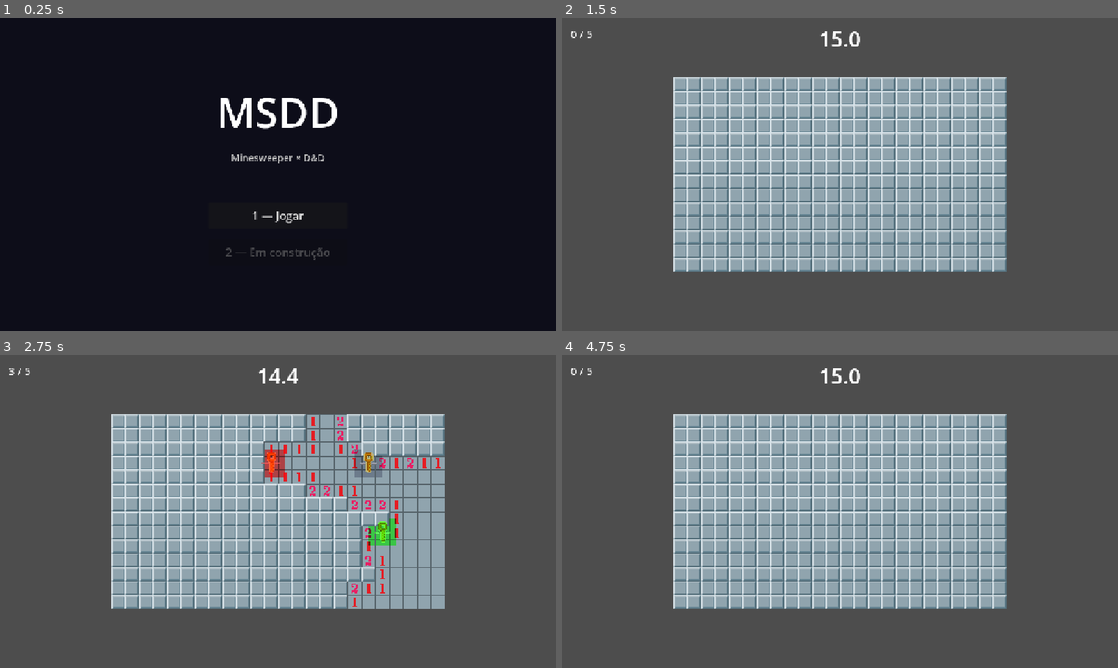
Above: before the commit, frames 1-4 (two rows, left to right).
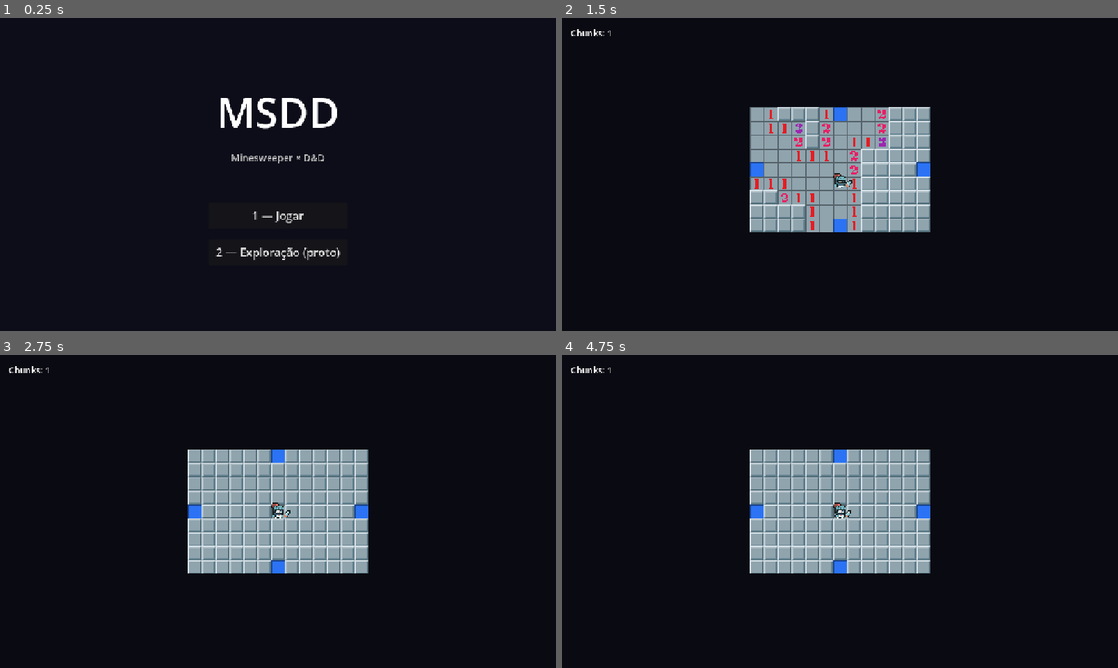
Above: after the commit, the same moments.

Repository: heliosalesjr/MSDD
Game: Godot game, scene res://menu.tscn
Same seed, same stepped clock (60 frames per second), same inputs: the game is played once before the commit and once after it.
Inputs (mouse positions are in pixels of both pictures, inside the frame that each line leads up to):
- Up to frame 1 (0.25 s): no input
- Up to frame 2 (1.5 s): click (840, 252) at 0.5 s, where only the run after the commit has a clickable "2 — Exploração (proto)"; click (840, 215) at 1.25 s, where only the run before the commit has a clickable "1 — Jogar"
- Up to frame 3 (2.75 s): tap Enter at 2 s; move the mouse to (400, 495) at 2.02 s; tap R at 2.1 s; click (400, 495) at 2.17 s; tap 2 at 2.3 s
- Up to frame 4 (4.75 s): move the mouse to (728, 527) at 2.77 s; tap 2 at 2.85, 3.8, 4.35 s; click (728, 527) at 2.92 s; tap R at 3.05, 3.6, 4.55 s; tap Space at 3.5 s; move the mouse to (895, 442) at 3.52 s; click (895, 442) at 3.67 s; tap Enter at 4.25 s; move the mouse to (812, 574) at 4.27 s; click (812, 574) at 4.42 s

The runs differ from the first frame. In frame 1, 0.4% of the frame differs, in the area x 38-62%, y 73-78%; in frame 2, 95%; in frame 3, 96%; in frame 4, 96%, in the area x 0-100%, y 0-100%.

Commit message:
prototype 2

Diff:
--- /dev/null
+++ b/msdd/explore.gd
@@ -0,0 +1,394 @@
+extends Node2D
+
+const CHUNK_W := 13
+const CHUNK_H := 9
+const TILE_SIZE := 16
+const SCALE_FACTOR := 2
+const CELL_PX := TILE_SIZE * SCALE_FACTOR
+const CHUNK_BOMBS := 12
+const KNIGHT_SCALE := 2
+
+const PORTAL_COLOR := Color(0.3, 0.7, 1.4)
+
+const KnightScene := preload("res://knight.tscn")
+
+var world_tiles: Dictionary = {}         # Vector2i (world tile) -> Tile
+var chunks_spawned: Dictionary = {}      # Vector2i (chunk coord) -> true
+var portals_by_pos: Dictionary = {}      # Vector2i (world tile) -> true
+
+var knight: CharacterBody2D
+var game_over: bool = false
+
+var world_root: Node2D
+var background: ColorRect
+
+var ui_layer: CanvasLayer
+var end_overlay: Control
+var end_message_label: Label
+var end_subtitle_label: Label
+var status_label: Label
+
+func _ready() -> void:
+	_setup_background()
+	_setup_world_root()
+	_setup_ui()
+	_spawn_chunk(Vector2i.ZERO)
+	_spawn_knight()
+
+func _setup_background() -> void:
+	var bg_layer := CanvasLayer.new()
+	bg_layer.layer = -1
+	add_child(bg_layer)
+	background = ColorRect.new()
+	background.color = Color(0.04, 0.04, 0.07)
+	background.set_anchors_preset(Control.PRESET_FULL_RECT)
+	background.mouse_filter = Control.MOUSE_FILTER_IGNORE
+	bg_layer.add_child(background)
+
+func _setup_world_root() -> void:
+	world_root = Node2D.new()
+	world_root.name = "World"
+	add_child(world_root)
+
+func _setup_ui() -> void:
+	ui_layer = CanvasLayer.new()
+	add_child(ui_layer)
+
+	status_label = Label.new()
+	status_label.position = Vector2(20, 20)
+	status_label.add_theme_font_size_override("font_size", 20)
+	status_label.mouse_filter = Control.MOUSE_FILTER_IGNORE
+	status_label.text = "Chunks: 1"
+	ui_layer.add_child(status_label)
+
+	_build_end_overlay()
+
+func _build_end_overlay() -> void:
+	end_overlay = Control.new()
+	end_overlay.set_anchors_preset(Control.PRESET_FULL_RECT)
+	end_overlay.visible = false
+
+	var backdrop := ColorRect.new()
+	backdrop.color = Color(0, 0, 0, 0.55)
+	backdrop.set_anchors_preset(Control.PRESET_FULL_RECT)
+	backdrop.mouse_filter = Control.MOUSE_FILTER_STOP
+	end_overlay.add_child(backdrop)
+
+	var center := CenterContainer.new()
+	center.set_anchors_preset(Control.PRESET_FULL_RECT)
+	end_overlay.add_child(center)
+
+	var panel := PanelContainer.new()
+	center.add_child(panel)
+
+	var margin := MarginContainer.new()
+	margin.add_theme_constant_override("margin_left", 48)
+	margin.add_theme_constant_override("margin_right", 48)
+	margin.add_theme_constant_override("margin_top", 32)
+	margin.add_theme_constant_override("margin_bottom", 32)
+	panel.add_child(margin)
+
+	var vbox := VBoxContainer.new()
+	vbox.alignment = BoxContainer.ALIGNMENT_CENTER
+	vbox.add_theme_constant_override("separation", 20)
+	margin.add_child(vbox)
+
+	end_message_label = Label.new()
+	end_message_label.text = ""
+	end_message_label.horizontal_alignment = HORIZONTAL_ALIGNMENT_CENTER
+	end_message_label.add_theme_font_size_override("font_size", 56)
+	vbox.add_child(end_message_label)
+
+	end_subtitle_label = Label.new()
+	end_subtitle_label.text = ""
+	end_subtitle_label.horizontal_alignment = HORIZONTAL_ALIGNMENT_CENTER
+	end_subtitle_label.add_theme_font_size_override("font_size", 20)
+	end_subtitle_label.modulate = Color(0.85, 0.85, 0.85)
+	vbox.add_child(end_subtitle_label)
+
+	var button_row := HBoxContainer.new()
+	button_row.alignment = BoxContainer.ALIGNMENT_CENTER
+	button_row.add_theme_constant_override("separation", 20)
+	vbox.add_child(button_row)
+
+	var menu_button := Button.new()
+	menu_button.text = "Voltar ao menu"
+	menu_button.custom_minimum_size = Vector2(180, 50)
+	menu_button.add_theme_font_size_override("font_size", 18)
+	menu_button.pressed.connect(_on_menu_pressed)
+	button_row.add_child(menu_button)
+
+	var quit_button := Button.new()
+	quit_button.text = "Quit"
+	quit_button.custom_minimum_size = Vector2(180, 50)
+	quit_button.add_theme_font_size_override("font_size", 18)
+	quit_button.pressed.connect(_on_quit_pressed)
+	button_row.add_child(quit_button)
+
+	ui_layer.add_child(end_overlay)
+
+func _spawn_knight() -> void:
+	knight = KnightScene.instantiate()
+	knight.scale = Vector2.ONE * KNIGHT_SCALE
+	world_root.add_child(knight)
+	knight.setup(CELL_PX)
+	var center := Vector2i(CHUNK_W / 2, CHUNK_H / 2)
+	knight.set_tile(center)
+	knight.reached_target.connect(_on_knight_reached)
+
+	# Reveal center tile so BFS has a starting point that's revealed
+	var t: Tile = world_tiles[center]
+	if not t.is_bomb and t.state != Tile.State.REVEALED:
+		t.reveal()
+
+	# Camera attached to knight
+	var cam := Camera2D.new()
+	cam.position_smoothing_enabled = true
+	cam.position_smoothing_speed = 5.0
+	cam.make_current()
+	knight.add_child(cam)
+
+func _spawn_chunk(chunk_coord: Vector2i) -> void:
+	if chunks_spawned.has(chunk_coord):
+		return
+	chunks_spawned[chunk_coord] = true
+
+	var origin: Vector2i = chunk_coord * Vector2i(CHUNK_W, CHUNK_H)
+
+	var portal_locals: Array[Vector2i] = [
+		Vector2i(CHUNK_W / 2, 0),
+		Vector2i(CHUNK_W / 2, CHUNK_H - 1),
+		Vector2i(0, CHUNK_H / 2),
+		Vector2i(CHUNK_W - 1, CHUNK_H / 2),
+	]
+	var portal_worlds: Array[Vector2i] = []
+	for pl in portal_locals:
+		portal_worlds.append(origin + pl)
+
+	var center_world: Vector2i = origin + Vector2i(CHUNK_W / 2, CHUNK_H / 2)
+
+	# Safe positions: portals + neighbors, and center + neighbors
+	var safe_set := {}
+	for pw in portal_worlds:
+		for dy in [-1, 0, 1]:
+			for dx in [-1, 0, 1]:
+				safe_set[pw + Vector2i(dx, dy)] = true
+	for dy in [-1, 0, 1]:
+		for dx in [-1, 0, 1]:
+			safe_set[center_world + Vector2i(dx, dy)] = true
+
+	# Create tiles for this chunk
+	for local_y in CHUNK_H:
+		for local_x in CHUNK_W:
+			var wp: Vector2i = origin + Vector2i(local_x, local_y)
+			var t := Tile.new()
+			t.grid_pos = wp
+			t.position = Vector2(wp) * CELL_PX
+			t.scale = Vector2.ONE * SCALE_FACTOR
+			world_root.add_child(t)
+			world_tiles[wp] = t
+
+	# Place bombs on non-safe cells
+	var candidates: Array[Vector2i] = []
+	for local_y in CHUNK_H:
+		for local_x in CHUNK_W:
+			var wp: Vector2i = origin + Vector2i(local_x, local_y)
+			if not safe_set.has(wp):
+				candidates.append(wp)
+	candidates.shuffle()
+	var count: int = mini(CHUNK_BOMBS, candidates.size())
+	for i in count:
+		world_tiles[candidates[i]].is_bomb = true
+
+	# Mark portals + pre-reveal + tint blue
+	for pw in portal_worlds:
+		portals_by_pos[pw] = true
+		var t: Tile = world_tiles[pw]
+		t.is_bomb = false
+		t.hint_rect = Rect2(0.0, 0.0, 1.0, 1.0)
+		t.hint_color = PORTAL_COLOR
+		t.reveal()
+
+	# Recompute adjacencies in 3x3 chunks around this one (bombs might cross boundaries)
+	_recompute_adjacencies_around(chunk_coord)
+
+	if status_label:
+		status_label.text = "Chunks: %d" % chunks_spawned.size()
+
+func _recompute_adjacencies_around(chunk_coord: Vector2i) -> void:
+	for cx in [-1, 0, 1]:
+		for cy in [-1, 0, 1]:
+			var cc: Vector2i = chunk_coord + Vector2i(cx, cy)
+			if not chunks_spawned.has(cc):
+				continue
+			var origin: Vector2i = cc * Vector2i(CHUNK_W, CHUNK_H)
+			for local_y in CHUNK_H:
+				for local_x in CHUNK_W:
+					var wp: Vector2i = origin + Vector2i(local_x, local_y)
+					if not world_tiles.has(wp):
+						continue
+					var t: Tile = world_tiles[wp]
+					if t.is_bomb:
+						continue
+					var new_count: int = _count_bombs_around(wp)
+					if new_count != t.adjacent_bombs:
+						t.adjacent_bombs = new_count
+						if t.state == Tile.State.REVEALED:
+							t._update_visual()
+
+func _count_bombs_around(wp: Vector2i) -> int:
+	var n := 0
+	for dy in [-1, 0, 1]:
+		for dx in [-1, 0, 1]:
+			if dx == 0 and dy == 0:
+				continue
+			var np: Vector2i = wp + Vector2i(dx, dy)
+			if world_tiles.has(np) and world_tiles[np].is_bomb:
+				n += 1
+	return n
+
+func _unhandled_input(event: InputEvent) -> void:
+	if event is InputEventKey and event.pressed and event.keycode == KEY_R:
+		get_tree().reload_current_scene()
+		return
+
+	if game_over:
+		return
+	if knight and knight.walking:
+		return
+	if not (event is InputEventMouseButton) or not event.pressed:
+		return
+
+	var world_pos: Vector2 = get_global_mouse_position()
+	var tp := Vector2i(floori(world_pos.x / CELL_PX), floori(world_pos.y / CELL_PX))
+	if not world_tiles.has(tp):
+		return
+
+	match event.button_index:
+		MOUSE_BUTTON_LEFT:
+			_handle_left(tp)
+		MOUSE_BUTTON_RIGHT:
+			world_tiles[tp].cycle_mark()
+
+func _handle_left(tp: Vector2i) -> void:
+	var t: Tile = world_tiles[tp]
+	if t.state == Tile.State.FLAGGED or t.state == Tile.State.REVEALED:
+		return
+	if t.is_bomb:
+		_lose(t)
+		return
+	_flood_reveal(tp)
+	_check_and_walk()
+
+func _flood_reveal(start: Vector2i) -> void:
+	var queue: Array[Vector2i] = [start]
+	while not queue.is_empty():
+		var p: Vector2i = queue.pop_front()
+		if not world_tiles.has(p):
+			continue
+		var t: Tile = world_tiles[p]
+		if t.state == Tile.State.REVEALED or t.state == Tile.State.FLAGGED:
+			continue
+		if t.is_bomb:
+			continue
+		t.reveal()
+		if t.adjacent_bombs == 0:
+			for dy in [-1, 0, 1]:
+				for dx in [-1, 0, 1]:
+					if dx == 0 and dy == 0:
+						continue
+					queue.push_back(p + Vector2i(dx, dy))
+
+func _check_and_walk() -> void:
+	if knight == null or knight.walking:
+		return
+	var path: Array[Vector2i] = _find_path_to_portal(knight.tile_pos)
+	if path.is_empty():
+		return
+	knight.walk_along_path(path)
+
+func _find_path_to_portal(start: Vector2i) -> Array[Vector2i]:
+	var visited := {start: null}
+	var queue: Array[Vector2i] = [start]
+	var found: Variant = null
+	while not queue.is_empty():
+		var p: Vector2i = queue.pop_front()
+		if p != start and portals_by_pos.has(p):
+			found = p
+			break
+		for dir in [Vector2i(1, 0), Vector2i(-1, 0), Vector2i(0, 1), Vector2i(0, -1)]:
+			var np: Vector2i = p + dir
+			if visited.has(np):
+				continue
+			if not world_tiles.has(np):
+				continue
+			var t: Tile = world_tiles[np]
+			if t.state != Tile.State.REVEALED:
+				continue
+			if t.is_bomb:
+				continue
+			visited[np] = p
+			queue.append(np)
+	if found == null:
+		return []
+	var path: Array[Vector2i] = []
+	var cur: Variant = found
+	while cur != null:
+		path.push_front(cur)
+		cur = visited[cur]
+	return path
+
+func _on_knight_reached(tile_pos: Vector2i) -> void:
+	if game_over:
+		return
+	if not portals_by_pos.has(tile_pos):
+		return
+	_try_spawn_adjacent_chunk(tile_pos)
+
+func _try_spawn_adjacent_chunk(portal_world_pos: Vector2i) -> void:
+	var chunk_coord: Vector2i = _world_to_chunk(portal_world_pos)
+	var origin: Vector2i = chunk_coord * Vector2i(CHUNK_W, CHUNK_H)
+	var local: Vector2i = portal_world_pos - origin
+	var adjacent: Vector2i
+	if local.y == 0:
+		adjacent = chunk_coord + Vector2i(0, -1)
+	elif local.y == CHUNK_H - 1:
+		adjacent = chunk_coord + Vector2i(0, 1)
+	elif local.x == 0:
+		adjacent = chunk_coord + Vector2i(-1, 0)
+	elif local.x == CHUNK_W - 1:
+		adjacent = chunk_coord + Vector2i(1, 0)
+	else:
+		return
+	if chunks_spawned.has(adjacent):
+		return
+	_spawn_chunk(adjacent)
+
+func _world_to_chunk(wp: Vector2i) -> Vector2i:
+	return Vector2i(floori(float(wp.x) / CHUNK_W), floori(float(wp.y) / CHUNK_H))
+
+func _lose(exploded_tile: Tile) -> void:
+	game_over = true
+	exploded_tile.show_as_exploded()
+	# Reveal all bombs across all spawned chunks
+	for wp in world_tiles.keys():
+		var t: Tile = world_tiles[wp]
+		if t == exploded_tile:
+			continue
+		if t.is_bomb and t.state != Tile.State.FLAGGED:
+			t.show_as_bomb()
+		elif not t.is_bomb and t.state == Tile.State.FLAGGED:
+			t.show_as_wrong_flag()
+	_show_end("GAME OVER", "Boom! Chunks explorados: %d" % chunks_spawned.size())
+	print("Boom! Chunks: %d" % chunks_spawned.size())
+
+func _show_end(main_text: String, subtitle_text: String) -> void:
+	end_message_label.text = main_text
+	end_subtitle_label.text = subtitle_text
+	end_overlay.visible = true
+
+func _on_menu_pressed() -> void:
+	get_tree().change_scene_to_file("res://menu.tscn")
+
+func _on_quit_pressed() -> void:
+	get_tree().quit()
--- /dev/null
+++ b/msdd/explore.tscn
@@ -0,0 +1,6 @@
+[gd_scene load_steps=2 format=3]
+
+[ext_resource type="Script" path="res://explore.gd" id="1_explore"]
+
+[node name="Explore" type="Node2D"]
+script = ExtResource("1_explore")
--- /dev/null
+++ b/msdd/knight.gd
@@ -0,0 +1,62 @@
+extends CharacterBody2D
+
+signal reached_target(tile_pos: Vector2i)
+
+const WALK_SPEED := 120.0
+
+var tile_pos: Vector2i = Vector2i.ZERO
+var walking: bool = false
+var _path: Array[Vector2i] = []
+var _current_target: Vector2 = Vector2.ZERO
+var _cell_px: int = 32
+
+@onready var _sprite: AnimatedSprite2D = $AnimatedSprite2D
+
+func setup(cell_px: int) -> void:
+	_cell_px = cell_px
+	_sprite.play("idle")
+
+func set_tile(pos: Vector2i) -> void:
+	tile_pos = pos
+	position = _tile_to_world(pos)
+
+func walk_along_path(path: Array[Vector2i]) -> void:
+	if path.is_empty():
+		return
+	_path = path.duplicate()
+	if not _path.is_empty() and _path[0] == tile_pos:
+		_path.pop_front()
+	if _path.is_empty():
+		return
+	walking = true
+	_sprite.play("walk")
+	_pick_next()
+
+func _pick_next() -> void:
+	if _path.is_empty():
+		walking = false
+		_sprite.play("idle")
+		reached_target.emit(tile_pos)
+		return
+	var next: Vector2i = _path.pop_front()
+	var dx := next.x - tile_pos.x
+	if dx > 0:
+		_sprite.flip_h = false
+	elif dx < 0:
+		_sprite.flip_h = true
+	tile_pos = next
+	_current_target = _tile_to_world(next)
+
+func _tile_to_world(pos: Vector2i) -> Vector2:
+	return Vector2(pos) * _cell_px + Vector2.ONE * _cell_px * 0.5
+
+func _physics_process(delta: float) -> void:
+	if not walking:
+		return
+	var to_target := _current_target - position
+	var step := WALK_SPEED * delta
+	if to_target.length() <= step:
+		position = _current_target
+		_pick_next()
+	else:
+		position += to_target.normalized() * step
--- a/msdd/knight.tscn
+++ b/msdd/knight.tscn
@@ -1,10 +1,67 @@
 [gd_scene format=3 uid="uid://d2atusxbb4jq"]
 
 [ext_resource type="Texture2D" uid="uid://de7822mvqa73r" path="res://assets/Little RPG Characters - Free Pack/Characters/Human Knight/Human_Knight.png" id="1_owtlo"]
+[ext_resource type="Script" path="res://knight.gd" id="2_knight"]
 
 [sub_resource type="RectangleShape2D" id="RectangleShape2D_64oui"]
 size = Vector2(16, 17)
 
+[sub_resource type="AtlasTexture" id="AtlasTexture_owtlo"]
+atlas = ExtResource("1_owtlo")
+region = Rect2(0, 240, 80, 80)
+
+[sub_resource type="AtlasTexture" id="AtlasTexture_hnm0a"]
+atlas = ExtResource("1_owtlo")
+region = Rect2(80, 240, 80, 80)
+
+[sub_resource type="AtlasTexture" id="AtlasTexture_k3kcr"]
+atlas = ExtResource("1_owtlo")
+region = Rect2(160, 240, 80, 80)
+
+[sub_resource type="AtlasTexture" id="AtlasTexture_1o34j"]
+atlas = ExtResource("1_owtlo")
+region = Rect2(240, 240, 80, 80)
+
+[sub_resource type="AtlasTexture" id="AtlasTexture_7woc6"]
+atlas = ExtResource("1_owtlo")
+region = Rect2(320, 240, 80, 80)
+
+[sub_resource type="AtlasTexture" id="AtlasTexture_nabqu"]
+atlas = ExtResource("1_owtlo")
+region = Rect2(400, 240, 80, 80)
+
+[sub_resource type="AtlasTexture" id="AtlasTexture_ttilu"]
+atlas = ExtResource("1_owtlo")
+region = Rect2(0, 160, 80, 80)
+
+[sub_resource type="AtlasTexture" id="AtlasTexture_ir7sf"]
+atlas = ExtResource("1_owtlo")
+region = Rect2(80, 160, 80, 80)
+
+[sub_resource type="AtlasTexture" id="AtlasTexture_2yhar"]
+atlas = ExtResource("1_owtlo")
+region = Rect2(160, 160, 80, 80)
+
+[sub_resource type="AtlasTexture" id="AtlasTexture_6j7tr"]
+atlas = ExtResource("1_owtlo")
+region = Rect2(240, 160, 80, 80)
+
+[sub_resource type="AtlasTexture" id="AtlasTexture_1hfkx"]
+atlas = ExtResource("1_owtlo")
+region = Rect2(320, 160, 80, 80)
+
+[sub_resource type="AtlasTexture" id="AtlasTexture_dbld7"]
+atlas = ExtResource("1_owtlo")
+region = Rect2(400, 160, 80, 80)
+
+[sub_resource type="AtlasTexture" id="AtlasTexture_y3qlt"]
+atlas = ExtResource("1_owtlo")
+region = Rect2(480, 160, 80, 80)
+
+[sub_resource type="AtlasTexture" id="AtlasTexture_mqylv"]
+atlas = ExtResource("1_owtlo")
+region = Rect2(560, 160, 80, 80)
+
 [sub_resource type="AtlasTexture" id="AtlasTexture_nsuie"]
 atlas = ExtResource("1_owtlo")
 region = Rect2(0, 0, 80, 80)
@@ -28,11 +85,107 @@
 [sub_resource type="AtlasTexture" id="AtlasTexture_o118k"]
 atlas = ExtResource("1_owtlo")
 region = Rect2(400, 0, 80, 80)
+
+[sub_resource type="AtlasTexture" id="AtlasTexture_ei71d"]
+atlas = ExtResource("1_owtlo")
+region = Rect2(0, 320, 80, 80)
+
+[sub_resource type="AtlasTexture" id="AtlasTexture_0k4cw"]
+atlas = ExtResource("1_owtlo")
+region = Rect2(80, 320, 80, 80)
+
+[sub_resource type="AtlasTexture" id="AtlasTexture_abgp4"]
+atlas = ExtResource("1_owtlo")
+region = Rect2(160, 320, 80, 80)
+
+[sub_resource type="AtlasTexture" id="AtlasTexture_dv8gv"]
+atlas = ExtResource("1_owtlo")
+region = Rect2(240, 320, 80, 80)
+
+[sub_resource type="AtlasTexture" id="AtlasTexture_2enxl"]
+atlas = ExtResource("1_owtlo")
+region = Rect2(320, 320, 80, 80)
+
+[sub_resource type="AtlasTexture" id="AtlasTexture_jb4xp"]
+atlas = ExtResource("1_owtlo")
+region = Rect2(400, 320, 80, 80)
+
+[sub_resource type="AtlasTexture" id="AtlasTexture_s17li"]
+atlas = ExtResource("1_owtlo")
+region = Rect2(480, 320, 80, 80)
+
+[sub_resource type="AtlasTexture" id="AtlasTexture_ljqhf"]
+atlas = ExtResource("1_owtlo")
+region = Rect2(0, 80, 80, 80)
+
+[sub_resource type="AtlasTexture" id="AtlasTexture_0pwgo"]
+atlas = ExtResource("1_owtlo")
+region = Rect2(80, 80, 80, 80)
+
+[sub_resource type="AtlasTexture" id="AtlasTexture_6c7gf"]
+atlas = ExtResource("1_owtlo")
+region = Rect2(160, 80, 80, 80)
+
+[sub_resource type="AtlasTexture" id="AtlasTexture_ap8i5"]
+atlas = ExtResource("1_owtlo")
+region = Rect2(240, 80, 80, 80)
 
 [sub_resource type="SpriteFrames" id="SpriteFrames_f0pyo"]
 animations = [{
 "frames": [{
 "duration": 1.0,
+"texture": SubResource("AtlasTexture_owtlo")
+}, {
+"duration": 1.0,
+"texture": SubResource("AtlasTexture_hnm0a")
+}, {
+"duration": 1.0,
+"texture": SubResource("AtlasTexture_k3kcr")
+}, {
+"duration": 1.0,
+"texture": SubResource("AtlasTexture_1o34j")
+}, {
+"duration": 1.0,
+"texture": SubResource("AtlasTexture_7woc6")
+}, {
+"duration": 1.0,
+"texture": SubResource("AtlasTexture_nabqu")
+}],
+"loop": 1,
+"name": &"attack",
+"speed": 5.0
+}, {
+"frames": [{
+"duration": 1.0,
+"texture": SubResource("AtlasTexture_ttilu")
+}, {
+"duration": 1.0,
+"texture": SubResource("AtlasTexture_ir7sf")
+}, {
+"duration": 1.0,
+"texture": SubResource("AtlasTexture_2yhar")
+}, {
+"duration": 1.0,
+"texture": SubResource("AtlasTexture_6j7tr")
+}, {
+"duration": 1.0,
+"texture": SubResource("AtlasTexture_1hfkx")
+}, {
+"duration": 1.0,
+"texture": SubResource("AtlasTexture_dbld7")
+}, {
+"duration": 1.0,
+"texture": SubResource("AtlasTexture_y3qlt")
+}, {
+"duration": 1.0,
+"texture": SubResource("AtlasTexture_mqylv")
+}],
+"loop": 0,
+"name": &"death",
+"speed": 5.0
+}, {
+"frames": [{
+"duration": 1.0,
 "texture": SubResource("AtlasTexture_nsuie")
 }, {
 "duration": 1.0,
@@ -51,16 +204,61 @@
 "texture": SubResource("AtlasTexture_o118k")
 }],
 "loop": 1,
-"name": &"default",
+"name": &"idle",
+"speed": 5.0
+}, {
+"frames": [{
+"duration": 1.0,
+"texture": SubResource("AtlasTexture_ei71d")
+}, {
+"duration": 1.0,
+"texture": SubResource("AtlasTexture_0k4cw")
+}, {
+"duration": 1.0,
+"texture": SubResource("AtlasTexture_abgp4")
+}, {
+"duration": 1.0,
+"texture": SubResource("AtlasTexture_dv8gv")
+}, {
+"duration": 1.0,
+"texture": SubResource("AtlasTexture_2enxl")
+}, {
+"duration": 1.0,
+"texture": SubResource("AtlasTexture_jb4xp")
+}, {
+"duration": 1.0,
+"texture": SubResource("AtlasTexture_s17li")
+}],
+"loop": 1,
+"name": &"powerUp",
+"speed": 5.0
+}, {
+"frames": [{
+"duration": 1.0,
+"texture": SubResource("AtlasTexture_ljqhf")
+}, {
+"duration": 1.0,
+"texture": SubResource("AtlasTexture_0pwgo")
+}, {
+"duration": 1.0,
+"texture": SubResource("AtlasTexture_6c7gf")
+}, {
+"duration": 1.0,
+"texture": SubResource("AtlasTexture_ap8i5")
+}],
+"loop": 1,
+"name": &"walk",
 "speed": 5.0
 }]
 
 [node name="Knight" type="CharacterBody2D" unique_id=1771544738]
+script = ExtResource("2_knight")
 
 [node name="CollisionShape2D" type="CollisionShape2D" parent="." unique_id=85269901]
 shape = SubResource("RectangleShape2D_64oui")
 
 [node name="AnimatedSprite2D" type="AnimatedSprite2D" parent="." unique_id=908144552]
 sprite_frames = SubResource("SpriteFrames_f0pyo")
-autoplay = "default"
-frame_progress = 0.012875585
+animation = &"powerUp"
+autoplay = "idle"
+frame_progress = 0.37493476
--- a/msdd/menu.gd
+++ b/msdd/menu.gd
@@ -45,17 +45,21 @@
 	vbox.add_child(btn1)
 
 	var btn2 := Button.new()
-	btn2.text = "2 — Em construção"
+	btn2.text = "2 — Exploração (proto)"
 	btn2.custom_minimum_size = Vector2(320, 60)
 	btn2.add_theme_font_size_override("font_size", 26)
-	btn2.disabled = true
-	btn2.modulate = Color(0.6, 0.6, 0.6)
+	btn2.pressed.connect(_on_explore_pressed)
 	vbox.add_child(btn2)
 
 func _on_play_pressed() -> void:
 	get_tree().change_scene_to_file("res://main.tscn")
 
+func _on_explore_pressed() -> void:
+	get_tree().change_scene_to_file("res://explore.tscn")
+
 func _unhandled_input(event: InputEvent) -> void:
 	if event is InputEventKey and event.pressed:
 		if event.keycode == KEY_1 or event.keycode == KEY_ENTER or event.keycode == KEY_KP_ENTER:
 			_on_play_pressed()
+		elif event.keycode == KEY_2:
+			_on_explore_pressed()
Not shown, added: msdd/explore.gd.uid
Not shown, added: msdd/knight.gd.uid
